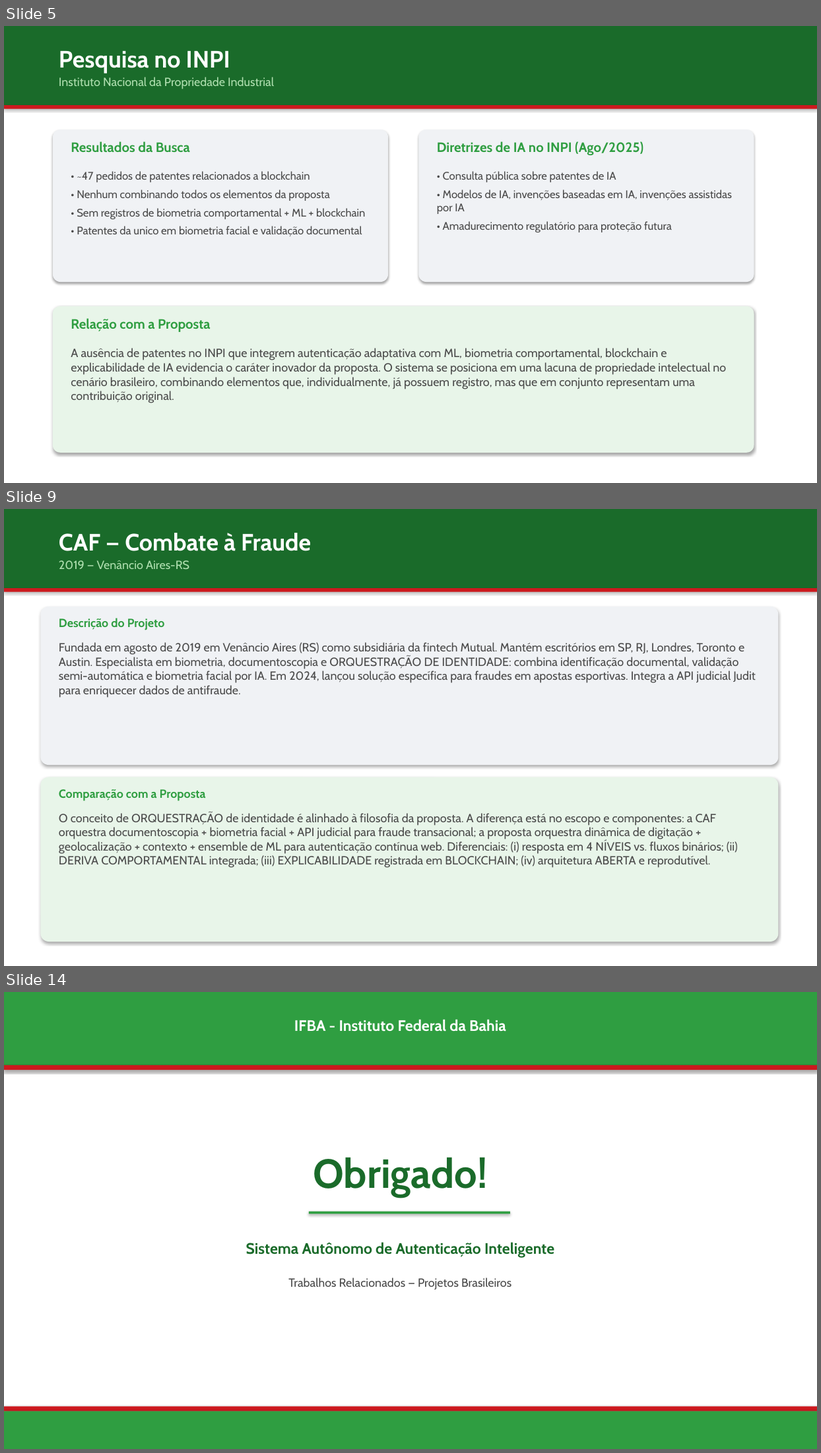
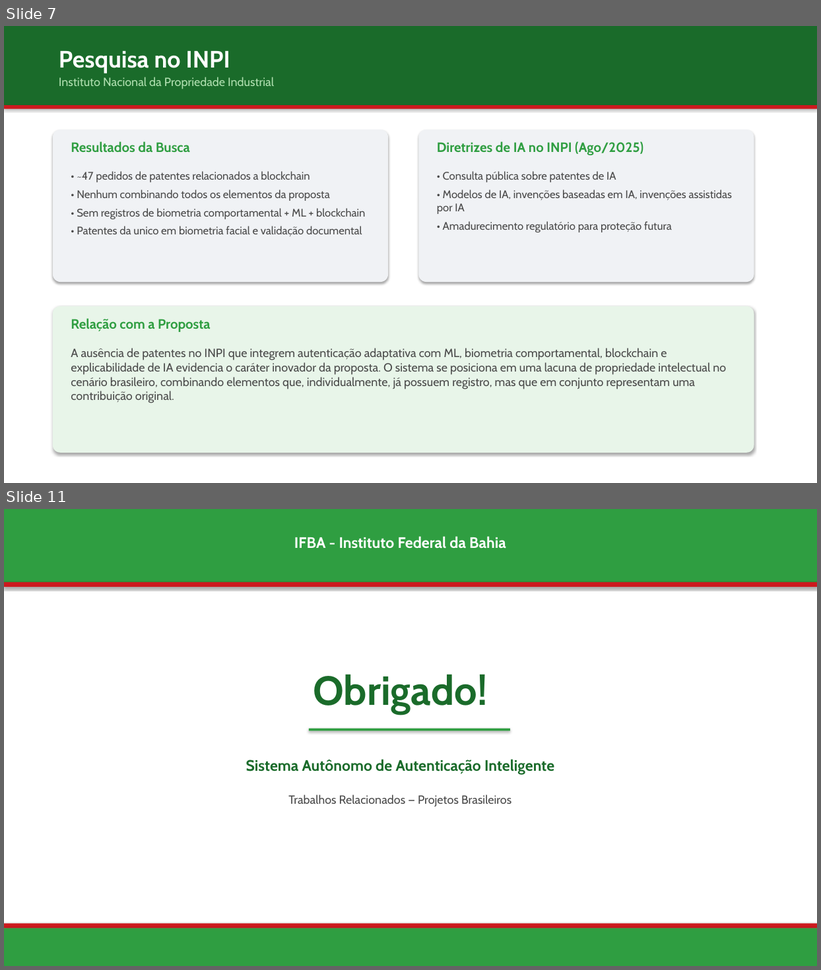
Before and after one commit to jgbcientista/gestao-autonomo, a slide deck: docs/trabalhos-relacionados.pptx. Shown one above the other, each under a label of ours: slides 5, 9 and 14 before the commit, slides 7 and 11 after it; the slides between them are not shown. The pictures are 821x1453 and 821x970 pixels, drawn with LibreOffice and Linux fonts; fonts in the diff are those of the drawing. Boxes give left, top, right and bottom in pixels: in the first picture for what was removed or moved away, otherwise in the second. Text is boxed around its words. In the diff, an @@ line names an element or a change of style, - is before the commit and + after.

```diff
--- a/docs/trabalhos-relacionados.pptx
+++ b/docs/trabalhos-relacionados.pptx
@@ slide 9 removed at (4, 509, 817, 966), background #FFFFFF @@
@@ rectangle removed at (4, 509, 817, 588) @@
@@ text removed at (59, 533, 311, 551) @@
-CAF — Combate à Fraude
@@ text removed at (59, 560, 189, 569) @@
-2019 — Venâncio Aires-RS
@@ rectangle removed at (4, 588, 817, 592) @@
@@ rounded rectangle removed at (40, 607, 779, 765) @@
@@ text removed at (59, 618, 165, 630) @@
-Descrição do Projeto
@@ text removed at (59, 642, 756, 698) @@
-Fundada em agosto de 2019 em Venâncio Aires (RS) como subsidiária da fintech Mutual. Mantém escritórios em SP, RJ, Londres, Toronto e Austin. Especialista em biometria, documentoscopia e ORQUESTRAÇÃO DE IDENTIDADE: combina identificação documental, validação semi-automática e biometria facial por IA. Em 2024, lançou solução específica para fraudes em apostas esportivas. Integra a API judicial Judit para enriquecer dados de antifraude.
@@ rounded rectangle removed at (40, 778, 779, 942) @@
@@ text removed at (59, 789, 206, 801) @@
-Comparação com a Proposta
@@ text removed at (59, 813, 738, 868) @@
-O conceito de ORQUESTRAÇÃO de identidade é alinhado à filosofia da proposta. A diferença está no escopo e componentes: a CAF orquestra documentoscopia + biometria facial + API judicial para fraude transacional; a proposta orquestra dinâmica de digitação + geolocalização + contexto + ensemble de ML para autenticação contínua web. Diferenciais: (i) resposta em 4 NÍVEIS vs. fluxos binários; (ii) DERIVA COMPORTAMENTAL integrada; (iii) EXPLICABILIDADE registrada em BLOCKCHAIN; (iv) arquitetura ABERTA e reprodutível.
@@ what was slide 5 is now slide 7 @@
@@ what was slide 14 is now slide 11 @@
```
Also in this commit, not shown: 5 slides changed, 4 slides added, 6 other slides removed.
